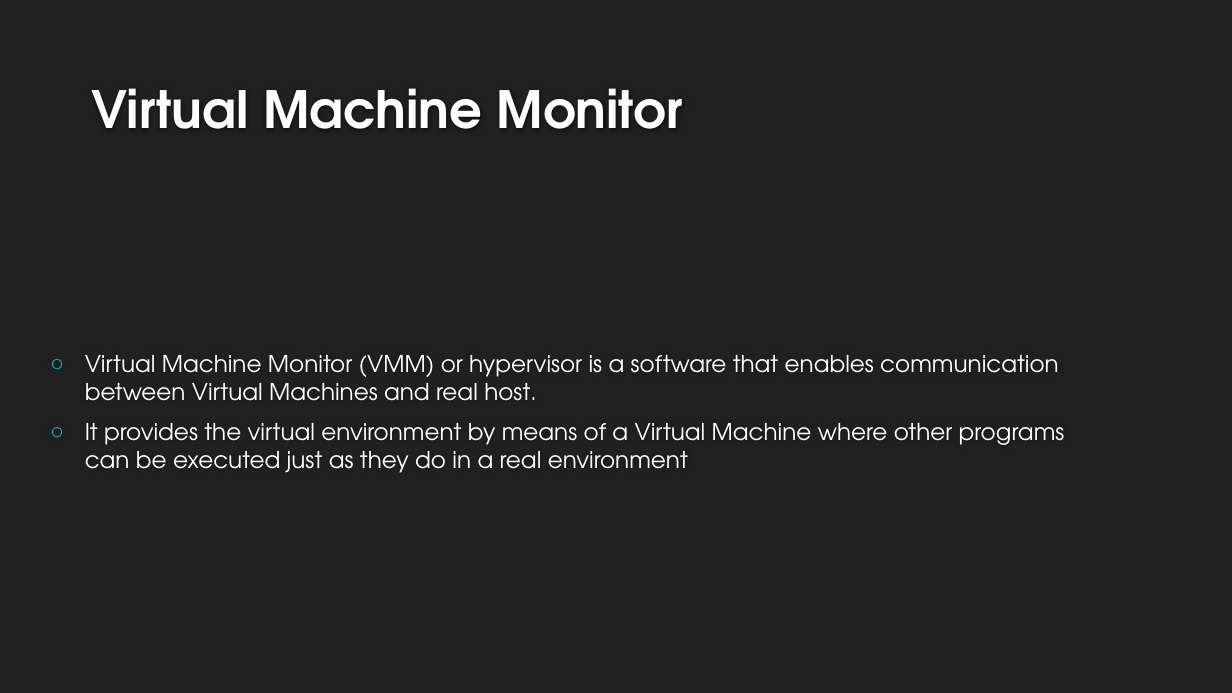
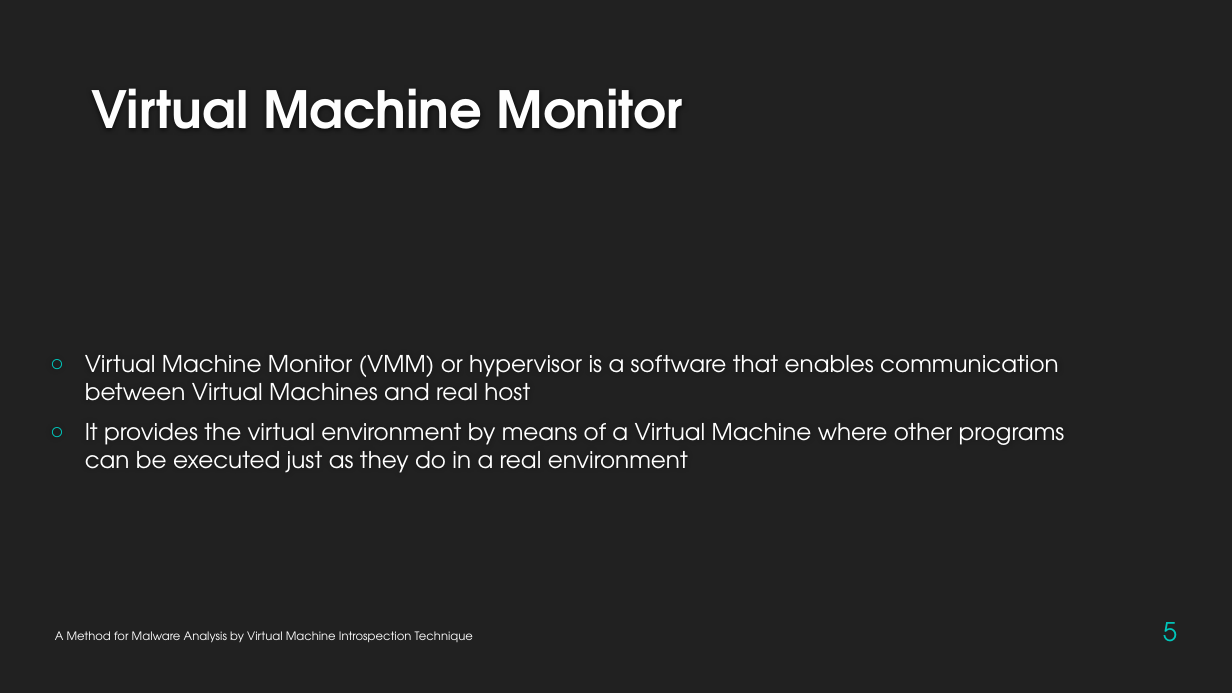
Before and after one commit to KiRiLldrs/academic-fundamentals, a slide deck: slide 5 of lab3 V2.pptx. Drawn at 1232x693 pixels with LibreOffice and Linux fonts; fonts in the diff are those of the drawing; background and template pictures are left out. Boxes give left, top, right and bottom in pixels: in the first picture for what was removed or moved away, otherwise in the second. Text is boxed around its words. In the diff, an @@ line names an element or a change of style, - is before the commit and + after.

```diff
--- a/lab3 V2.pptx
+++ b/lab3 V2.pptx
@@ text at [85, 355, 1059, 401]: text changed @@
-○ Virtual Machine Monitor (VMM) or hypervisor is a software that enables communication between Virtual Machines and real host.
+○ Virtual Machine Monitor (VMM) or hypervisor is a software that enables communication between Virtual Machines and real host
@@ page number added at [1163, 622, 1177, 642], 20 pt, text #00C6BB @@
+5
@@ text added at [55, 631, 473, 643], 9 pt, text #FFFFFF @@
+A Method for Malware Analysis by Virtual Machine Introspection Technique
```
Also in this commit, not shown: 12 other slides changed.
